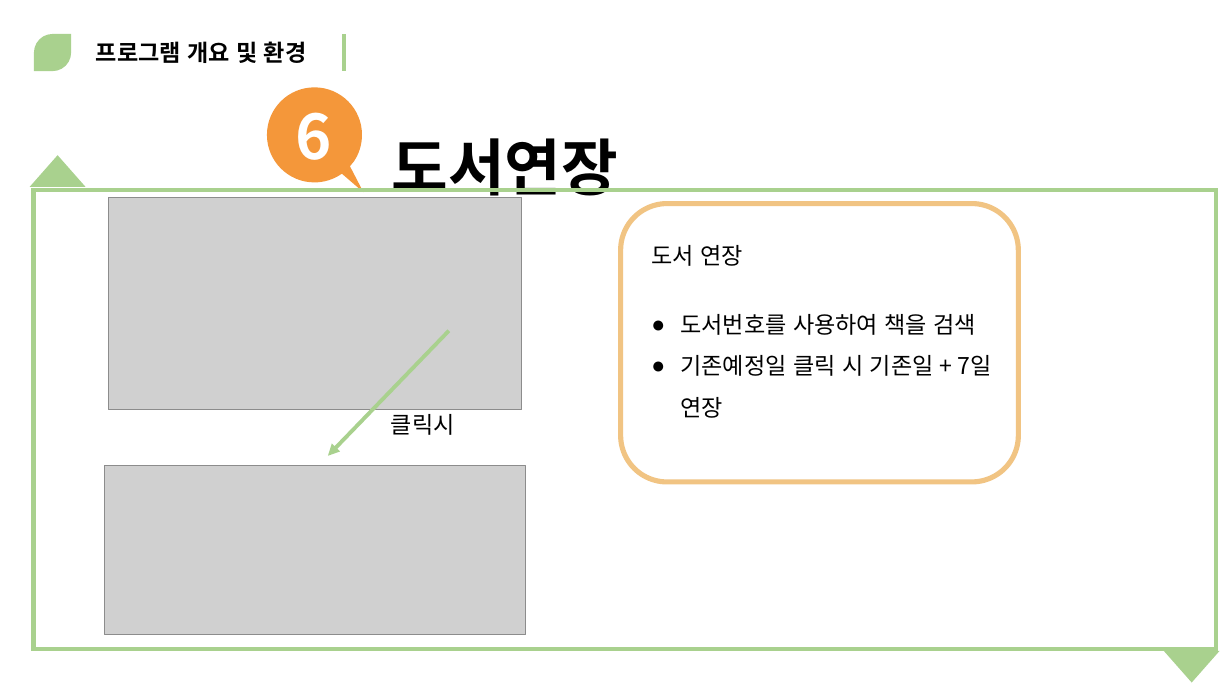
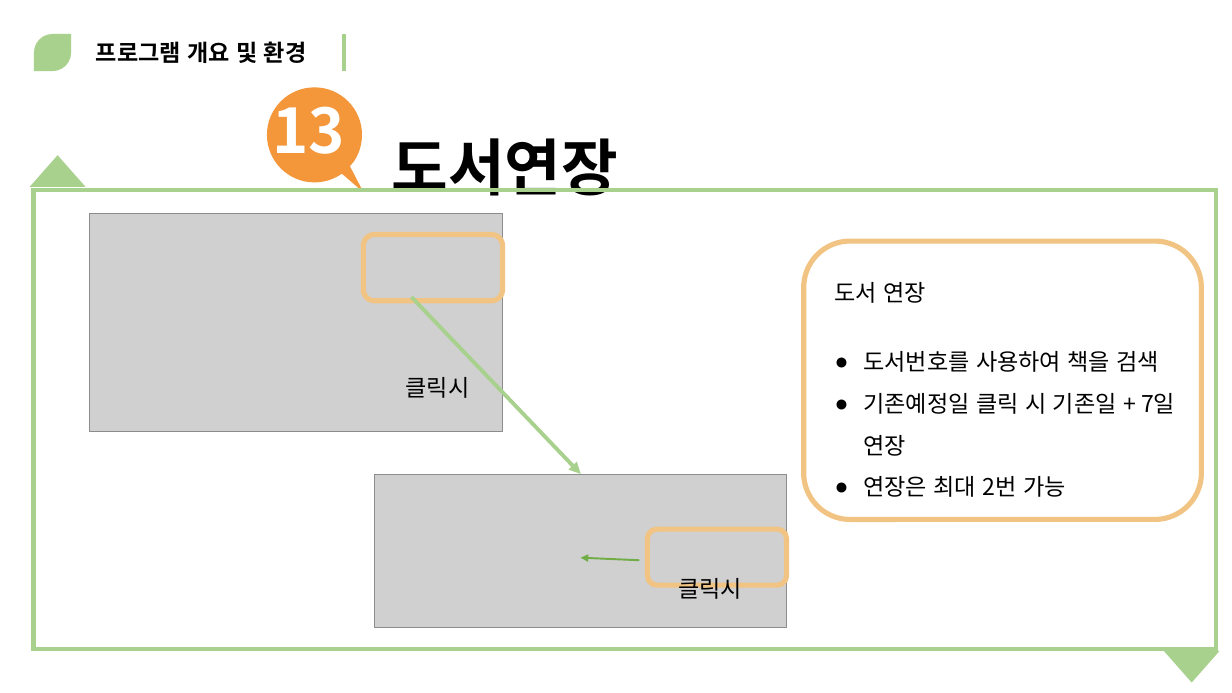
Before and after one commit to MinSu-Kim/java_web_male, a slide deck: slide 38 of document/사발면.pptx (slide 35 before the commit). Drawn at 1232x693 pixels with LibreOffice and Linux fonts; fonts in the diff are those of the drawing; grey boxes stand for pictures. Boxes give left, top, right and bottom in pixels: in the first picture for what was removed or moved away, otherwise in the second. Text is boxed around its words. In the diff, an @@ line names an element or a change of style, - is before the commit and + after.

```diff
--- a/document/사발면.pptx
+++ b/document/사발면.pptx
@@ text at box(273, 90, 346, 169): text changed @@
-6
+13
@@ picture: place and size @@
-picture at box(108, 197, 522, 409)
+picture at box(90, 213, 503, 432)
@@ rounded rectangle added at box(363, 235, 503, 301), outline #F1C483 4 pt @@
@@ rounded rectangle: place and size @@
-rounded rectangle at box(621, 203, 1019, 482)
+rounded rectangle at box(804, 241, 1202, 519)
@@ arrow moved from (449, 331) - (328, 456) to (411, 297) - (580, 474) @@
@@ text "도서 연장": place and size @@
-text "도서 연장" at box(651, 245, 992, 418)
+text "도서 연장" at box(835, 282, 1175, 497)
@@ rectangle removed at box(1088, 343, 1099, 584) @@
@@ text "클릭시": place and size @@
-text "클릭시" at box(391, 414, 455, 435)
+text "클릭시" at box(406, 377, 470, 398)
@@ rectangle removed at box(950, 393, 1232, 693) @@
@@ picture removed at box(104, 466, 526, 635) @@
@@ text at box(863, 476, 1066, 497): paragraph added @@
+● 연장은 최대 2번 가능
@@ group added at box(375, 474, 787, 628): 1 picture, 1 rounded rectangle, 1 arrow, 1 text @@
+클릭시
```
Also in this commit, not shown: 23 other slides changed, 5 slides added.
